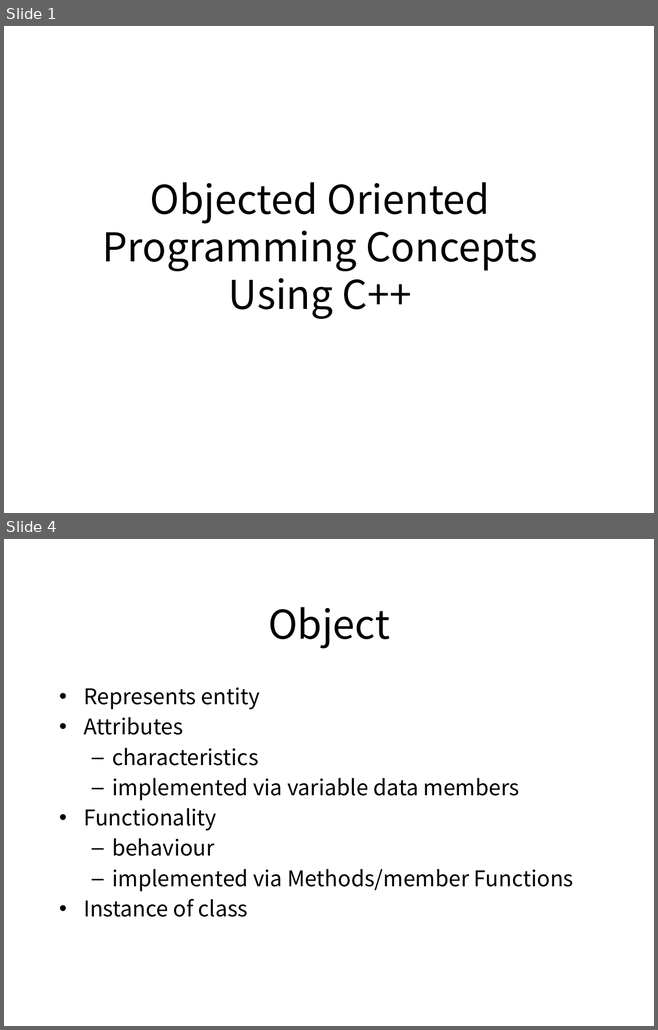
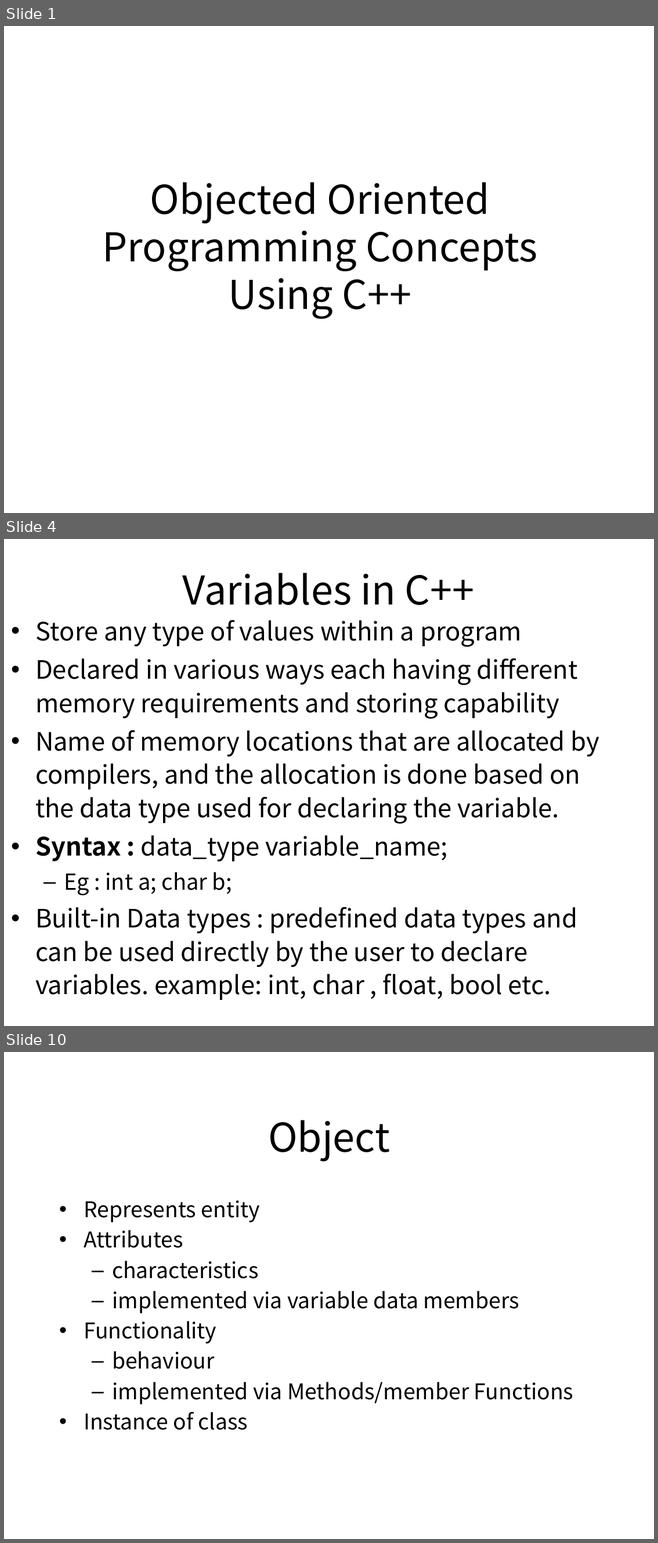
Before and after one commit to pankajfri/Training-Materials, a slide deck: Objected Oriented Programming Concepts Using C++ & Data Structures/OOPs with C++.pptx. Shown one above the other, each under a label of ours: slides 1 and 4 before the commit, slides 1, 4 and 10 after it; the slides between them are not shown. The pictures are 658x1030 and 658x1543 pixels, drawn with LibreOffice and Linux fonts; fonts in the diff are those of the drawing; background and template pictures are left out. Boxes give left, top, right and bottom in pixels: in the first picture for what was removed or moved away, otherwise in the second. Text is boxed around its words. In the diff, an @@ line names an element or a change of style, - is before the commit and + after.

```diff
--- a/Objected Oriented Programming Concepts Using C++ & Data Structures/OOPs with C++.pptx
+++ b/Objected Oriented Programming Concepts Using C++ & Data Structures/OOPs with C++.pptx
@@ slide 4 added at (4,539,654,1026), background #FFFFFF @@
@@ title added at (182,573,474,605), 44 pt, text #000000 @@
+Variables in C++
@@ text added at (35,620,599,1000), 28 pt, text #000000 @@
+• Store any type of values within a program
+• Declared in various ways each having different memory requirements and storing capability
+• Name of memory locations that are allocated by compilers, and the allocation is done based on the data type used for declaring the variable.
+• Syntax : data_type variable_name;
+  – Eg : int a; char b;
+• Built-in Data types : predefined data types and can be used directly by the user to declare variables. example: int, char , float, bool etc.
@@ what was slide 4 is now slide 10 @@
```
Also in this commit, not shown: 2 slides changed, 5 other slides added, 6 other files.
